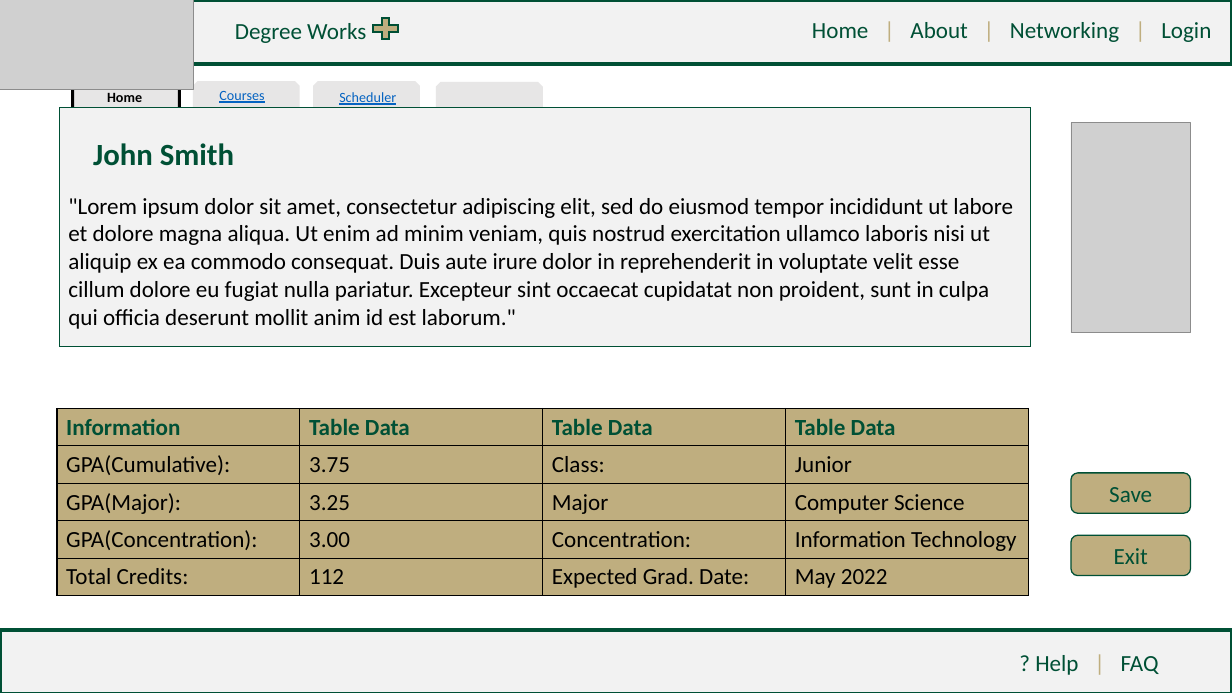
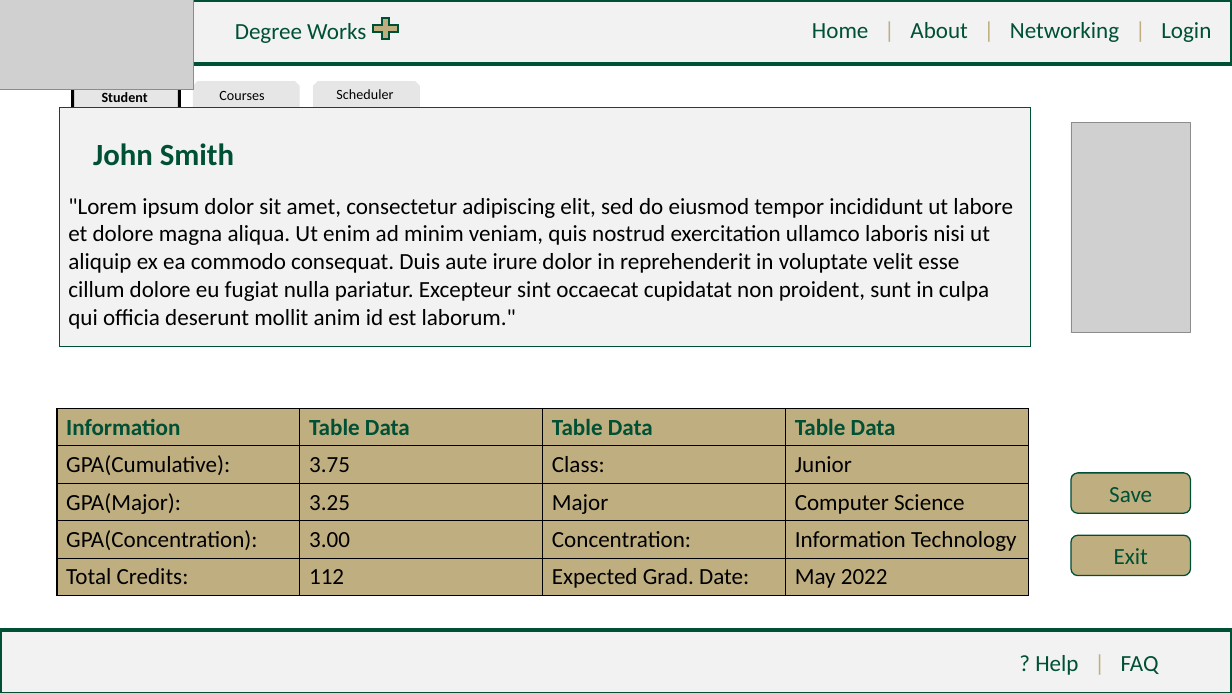
Before and after one commit to tcowie1/Group11-3155Repo, a slide deck: slide 2 of High-Fidelity/Group 11 - DegreeWorks PLUS High Fidelity.pptx (slide 1 before the commit). Drawn at 1232x693 pixels with LibreOffice and Linux fonts; fonts in the diff are those of the drawing; grey boxes stand for pictures. Boxes give left, top, right and bottom in pixels: in the first picture for what was removed or moved away, otherwise in the second. Text is boxed around its words. In the diff, an @@ line names an element or a change of style, - is before the commit and + after.

```diff
--- a/High-Fidelity/Group 11 - DegreeWorks PLUS High Fidelity.pptx
+++ b/High-Fidelity/Group 11 - DegreeWorks PLUS High Fidelity.pptx
@@ text "Courses" at (219, 91, 264, 100): text colour #0563C1 to #000000, underline off @@
@@ text "Scheduler" at (336, 89, 393, 99): text colour #0563C1 to #000000, underline off @@
@@ snip same rect removed at (436, 82, 543, 110) @@
@@ text at (102, 92, 148, 102): text changed @@
-Home
+Student
```
Also in this commit, not shown: 5 other slides changed, 3 slides added.
